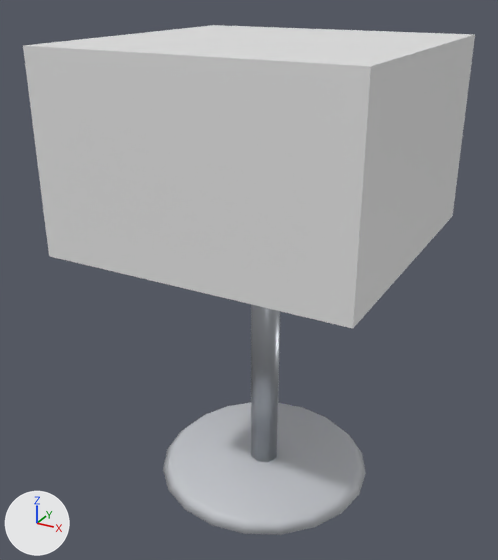
One commit to the glTF model internal/web/static/office/sets/modern/Furn_SideTable.gltf: the scene before it, then after it.
Both versions are drawn from a 50 mm lens placed at (0.563, -1.092, 0.97), pointed at (-0.028, -0.017, 0.433). The lights are fixed; the arrows at lower left show +X, +Y and +Z. The older version comes first. Where no turn or scale is listed for an object, it has been applied to the vertices.

The scene before the commit, as lines of its bpy script (objects in view):
```python
mat_rs_bodydark = principled_material('RS_BodyDark')
mat_rs_bodydark.base_color = (0.552, 0.571, 0.604)  # light grey #c4c7cc
mat_rs_bodydark.roughness = 0.55
me_furn_sidetable = bpy.data.meshes.new('Furn_SideTable')
me_furn_sidetable.from_pydata(...)  # 876 vertices, 1546 faces; spans x -0.28..0.28, y -0.28..0.28, z 0.0..0.874
me_furn_sidetable.materials.append(mat_rs_body)  # white #f1f1ee
me_furn_sidetable.materials.append(mat_rs_neon_secondary)  # black #000000, glowing purple #8b5cff
me_furn_sidetable.materials.append(mat_rs_trim)  # light grey #b9bdc3
me_furn_sidetable.materials.append(mat_rs_bodydark)  # light grey #c4c7cc
me_furn_sidetable.materials.append(mat_rs_book2)  # red #c8372d
me_furn_sidetable.materials.append(mat_rs_book1)  # light grey #d9d7d2
me_furn_sidetable.materials.append(mat_rs_book6)  # white #f1f1ee
me_furn_sidetable.materials.append(mat_rs_soil)  # black #17110c
me_furn_sidetable.materials.append(mat_rs_pot_concrete)  # grey #b8b8b4
me_furn_sidetable.materials.append(mat_rs_leafdark)  # dark green #1e4a29
me_furn_sidetable.materials.append(mat_rs_leaf)  # dark green #2f6e3c
me_furn_sidetable_col = bpy.data.meshes.new('Furn_SideTable_COL')
me_furn_sidetable_col.from_pydata(...)  # a box spanning x -0.28..0.28, y -0.28..0.28, z 0.526..0.874
ob_furn_sidetable = bpy.data.objects.new('Furn_SideTable', me_furn_sidetable)
ob_furn_sidetable.location = (0.0, 0.0, 0.0)
ob_furn_sidetable_col = bpy.data.objects.new('Furn_SideTable_COL', me_furn_sidetable_col)
ob_furn_sidetable_col.location = (0.0, 0.0, 0.0)
```
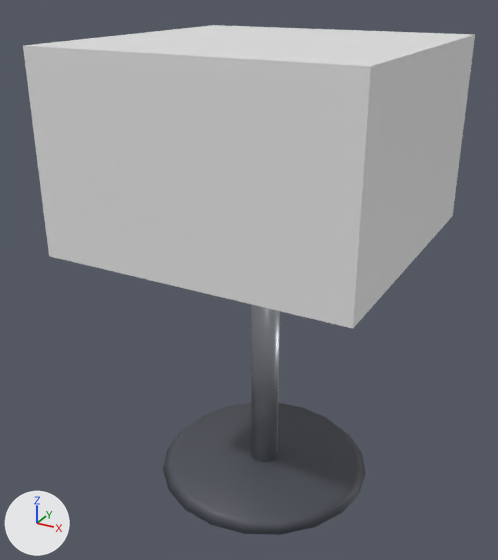
Edits to the scene script, one JSON object a line:
```json
{"op": "set", "path": "mat_rs_bodydark.base_color", "old": "(0.552, 0.571, 0.604)", "new": "(0.0704, 0.0782, 0.0953)", "note": "light grey #c4c7cc -> dark grey #4b4f57"}
```

Where the change shows, as pixel boxes [x1, y1, x2, y2] in the pictures (498 x 560 px):
```json
{"object": "Furn_SideTable", "change": "recoloured", "before": [163, 369, 366, 535], "after": [163, 369, 366, 535], "on screen": "darker"}
```
